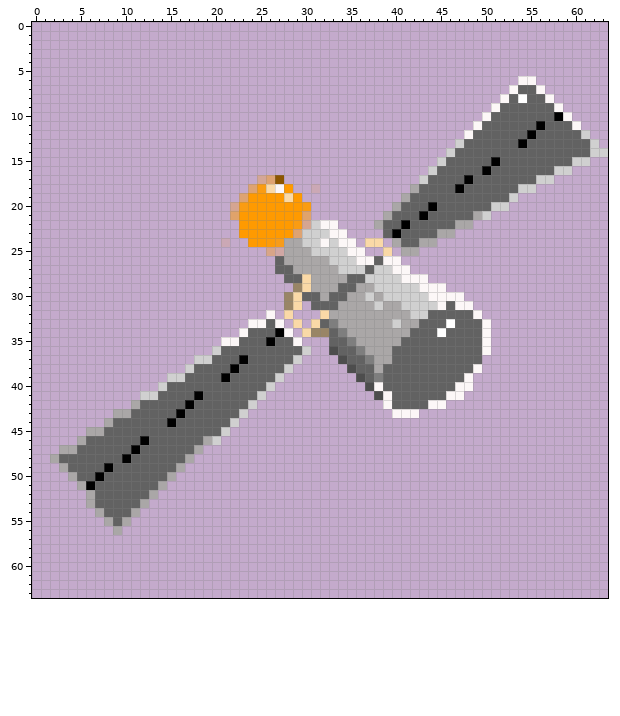
One commit to this pixel-art sprite: LD42-RunningOutOfSpace/Assets/Sprites/Satellite.png. This is how it looked before the edit.
The file is 64x64 pixels. Pixels under 10% opacity are left out. Colours within 5 levels of each other are drawn and written as one.
After the commit:
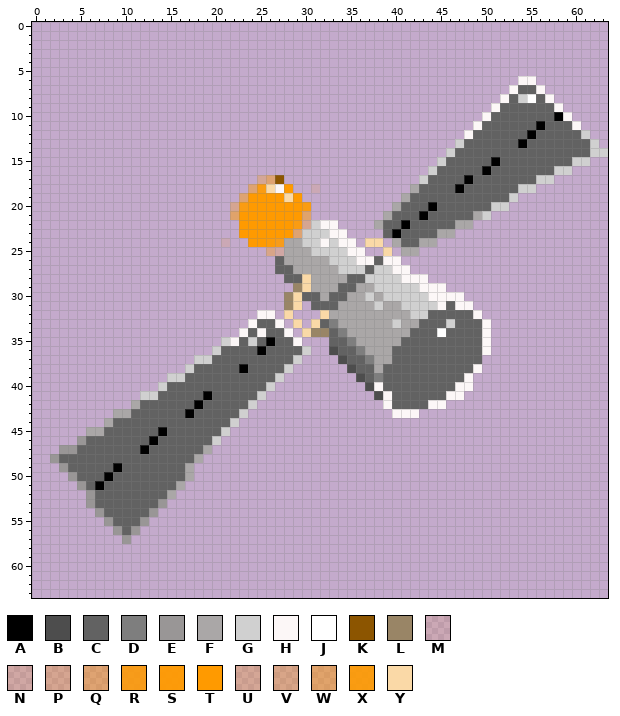
Palette (. is transparent): A #000000  B #4d4d4d  C #626262  D #7e7e7e  E #999696  F #aaa7a7  G #d0d0d0  H #fcf7f7  J #ffffff  K #8c5500  L #998566  M #ff9a001d  N #ff9a0032  P #ff9a004a  Q #ff9a0071  R #ff9a00de  S #ff9a00f3  T #ff9a00  U #ff9b0043  V #ff9b0055  W #ff9b0079  X #ff9b00e8  Y #fad9a7
What changed:
@@ x 52..57 @@
  7 .HCCH.
- 8 HCJCCH
+ 8 HCGJCH
  9 CCCCCC
@@ x 0..63 @@
 31 ............................LY.CCCFFFFGFFGGGGHCHH...............
-32 ..........................H.Y...YFFFFFFFFFGGCCCCCH..............
-33 ........................HHCH.Y.YCDFFFFFFGFFCCCJCCCH.............
-34 .......................HCCCAH.YLLCDFFFFFFFCCCJCCCCH.............
-35 .....................HHCCCACCH...CCDFFFFFCCCCCCCCCH.............
-36 ....................GCCCCCCCCCG..BCCDFFFCCCCCCCCCCH.............
-37 ..................GGCCCACCCCCG....BCCDFFCCCCCCCCCC..............
-38 .................GCCCCACCCCCG......BCCFCCCCCCCCCCH..............
-39 ...............GGCCCCACCCCCG........BCDCCCCCCCCCH...............
+32 .........................HH.Y...YFFFFFFFFFGGCCCCCH..............
+33 ........................HCCH.Y.YCDFFFFFFGFFCCCGCCCH.............
+34 .......................HCHCCH.YLLCDFFFFFFFCCCJCCCCH.............
+35 .....................GHCGCACCH...CCDFFFFFCCCCCCCCCH.............
+36 ....................GCCCCACCCCG..BCCDFFFCCCCCCCCCCH.............
+37 ..................GGCCCCCCCCCG....BCCDFFCCCCCCCCCC..............
+38 .................GCCCCCACCCCG......BCCFCCCCCCCCCCH..............
+39 ...............GGCCCCCCCCCCG........BCDCCCCCCCCCH...............
 40 ..............GCCCCCCCCCCCG..........BHCCCCCCCCHH...............
-41 ............GGCCCCACCCCCCG............BHCCCCCCHH................
-42 ...........FCCCCCACCCCCCG..............HCCCCHH..................
-43 .........FFCCCCCACCCCCCG................HHH.....................
-44 ........FCCCCCCACCCCCCG.........................................
-45 ......FFCCCCCCCCCCCCCG..........................................
-46 .....FCCCCCCACCCCCCFG...........................................
-47 ...FFCCCCCCACCCCCCF.............................................
-48 ..FCCCCCCCACCCCCCF..............................................
-49 ...FCCCCACCCCCCCF...............................................
-50 ....FCCACCCCCCCF................................................
-51 .....FACCCCCCCF.................................................
-52 ......FCCCCCCF..................................................
-53 ......FCCCCCF...................................................
-54 .......FCCCF....................................................
-55 ........FCF.....................................................
-56 .........F......................................................
-57 ................................................................
+41 ............GGCCCCCACCCCCG............BHCCCCCCHH................
+42 ...........FCCCCCCACCCCCG..............HCCCCHH..................
+43 .........FFCCCCCCACCCCCG................HHH.....................
+44 ........FCCCCCCCCCCCCCG.........................................
+45 ......FFCCCCCCACCCCCCG..........................................
+46 .....ECCCCCCCACCCCCCG...........................................
+47 ...EECCCCCCCACCCCCCF............................................
+48 ..ECCCCCCCCCCCCCCCF.............................................
+49 ...ECCCCCACCCCCCCF..............................................
+50 ....ECCCACCCCCCCCF..............................................
+51 .....ECACCCCCCCCF...............................................
+52 ......ECCCCCCCCF................................................
+53 ......ECCCCCCCE.................................................
+54 .......ECCCCCE..................................................
+55 ........ECCCE...................................................
+56 .........ECE....................................................
+57 ..........E.....................................................
 58 ................................................................
Changed places in both pictures, as pixel boxes (x1, y1, x2, y2):
changed: (518, 94, 536, 103)
changed: (50, 310, 284, 544)
changed: (446, 319, 455, 328)
